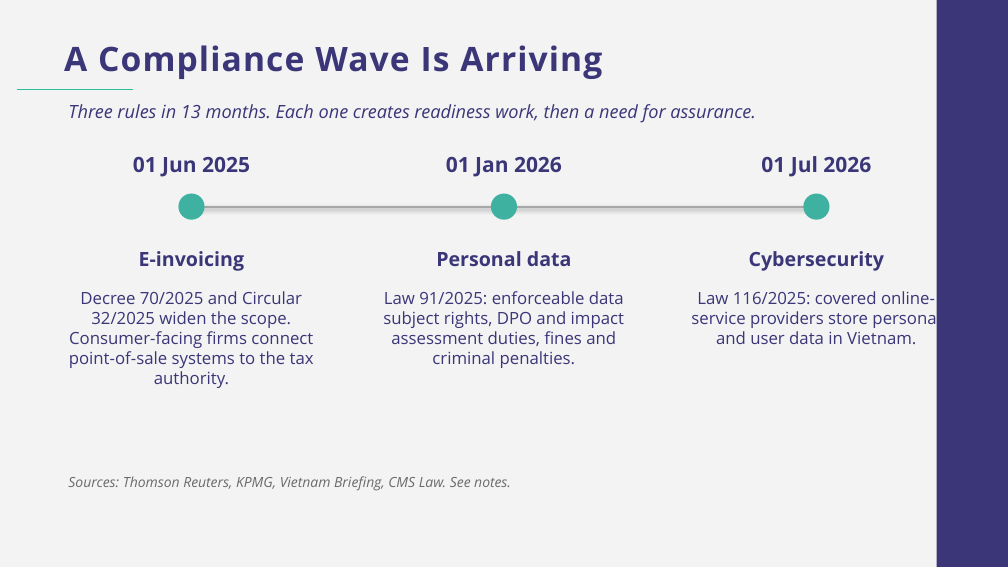
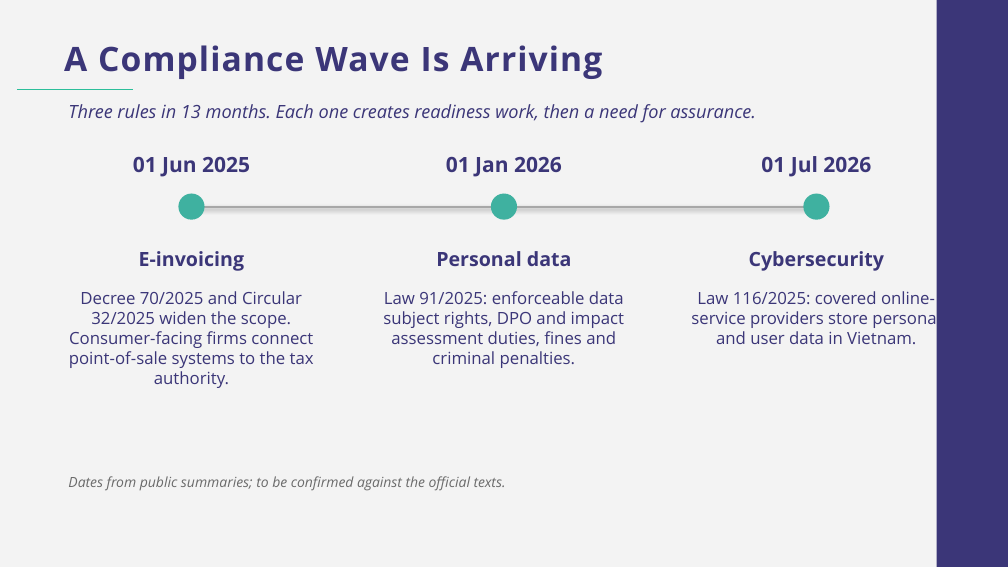
Before and after one commit to tranmyphuc/docs, a slide deck: slide 3 of SGH_Asia_SGS_Pitch_Deck.pptx. Drawn at 1008x567 pixels with LibreOffice and Linux fonts; fonts in the diff are those of the drawing; background and template pictures are left out. Boxes give left, top, right and bottom in pixels: in the first picture for what was removed or moved away, otherwise in the second. Text is boxed around its words. In the diff, an @@ line names an element or a change of style, - is before the commit and + after.

```diff
--- a/SGH_Asia_SGS_Pitch_Deck.pptx
+++ b/SGH_Asia_SGS_Pitch_Deck.pptx
@@ text at box(68, 476, 506, 491): text changed @@
-Sources: Thomson Reuters, KPMG, Vietnam Briefing, CMS Law. See notes.
+Dates from public summaries; to be confirmed against the official texts.
```
Also in this commit, not shown: 5 other slides changed.
